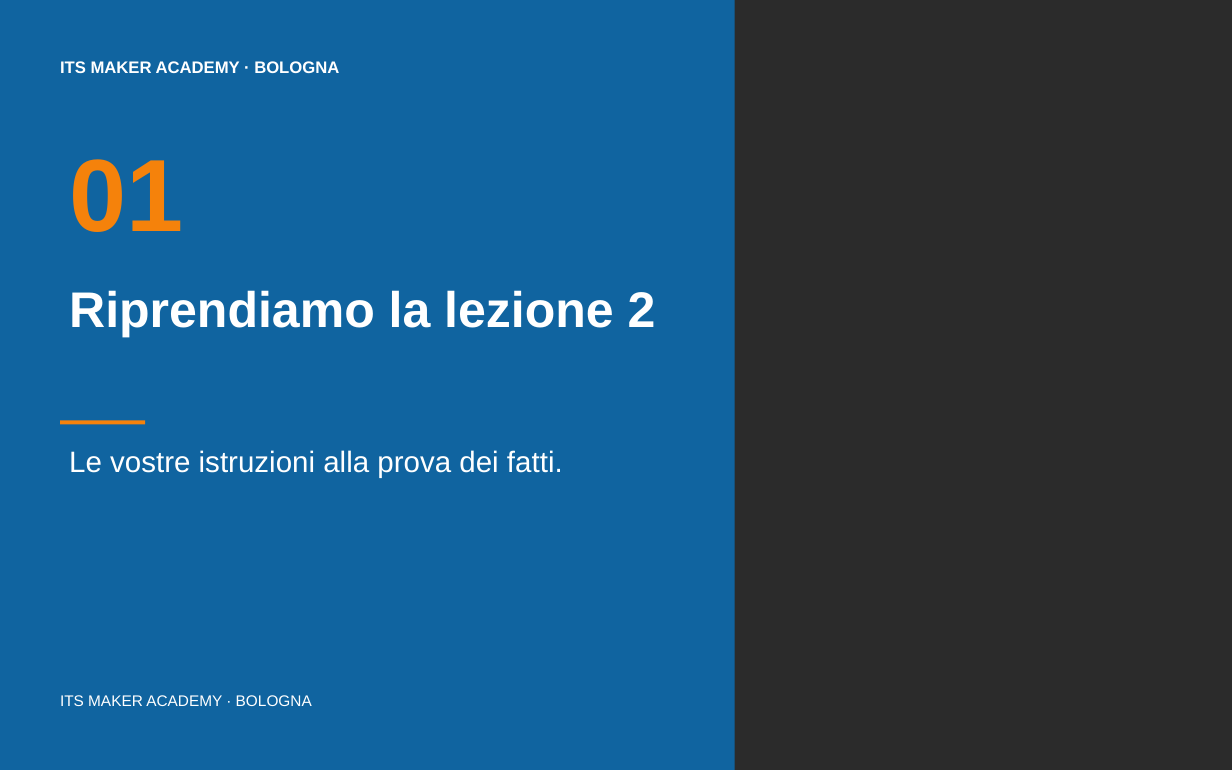
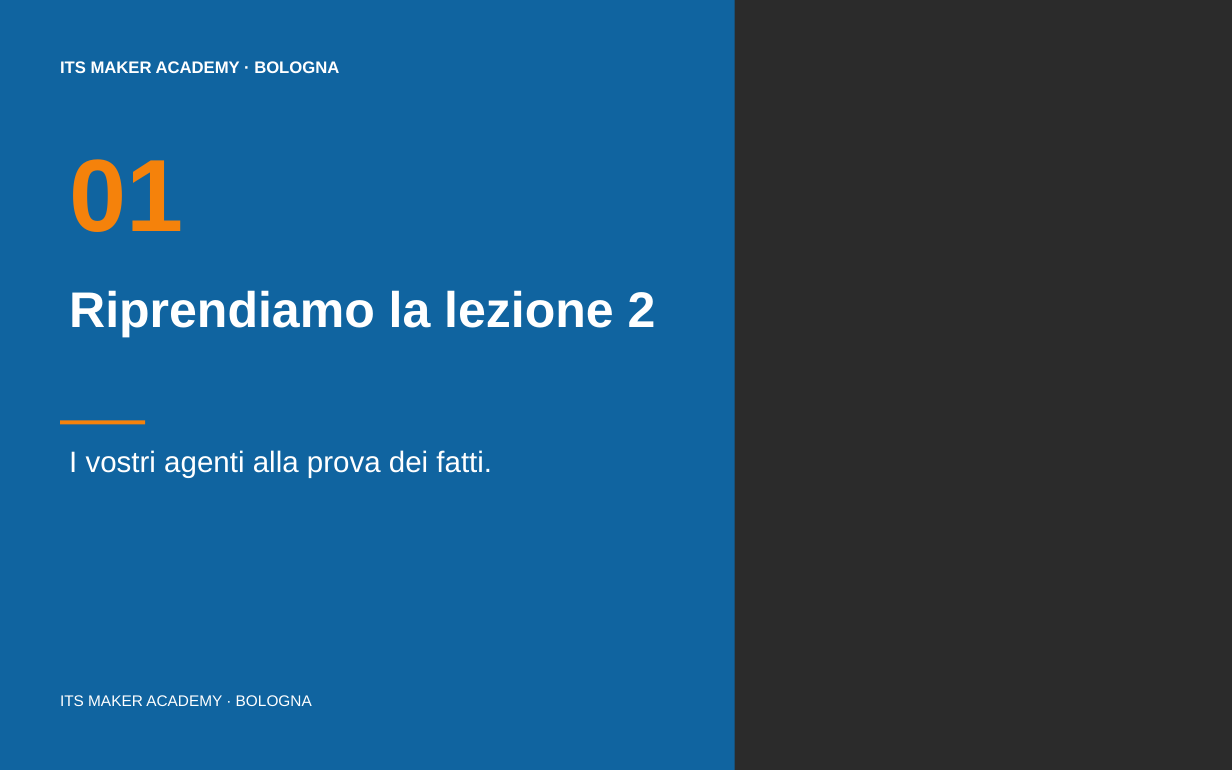
Before and after one commit to franzo9393/ITSCorso_UnslothStudio-Git, a slide deck: slide 4 of lezione 3 - RAG e calcolo deterministico/Lezione3_Blocco_appunti_e_agente_Python_P03_ITS_MAKER.pptx. Drawn at 1232x770 pixels with LibreOffice and Linux fonts; fonts in the diff are those of the drawing; background and template pictures are left out; a plain dark background stands for a picture behind light text. Boxes give left, top, right and bottom in pixels: in the first picture for what was removed or moved away, otherwise in the second. Text is boxed around its words. In the diff, an @@ line names an element or a change of style, - is before the commit and + after.

Commit message:
Lezione 3: parte 1 sugli agenti creati nella lezione 2; regole di sviluppo in AGENTS.md

```diff
--- a/lezione 3 - RAG e calcolo deterministico/Lezione3_Blocco_appunti_e_agente_Python_P03_ITS_MAKER.pptx
+++ b/lezione 3 - RAG e calcolo deterministico/Lezione3_Blocco_appunti_e_agente_Python_P03_ITS_MAKER.pptx
@@ text at (69, 450, 492, 478): text changed @@
-Le vostre istruzioni alla prova dei fatti.
+I vostri agenti alla prova dei fatti.
```
Also in this commit, not shown: 3 other slides changed, 15 other files.
